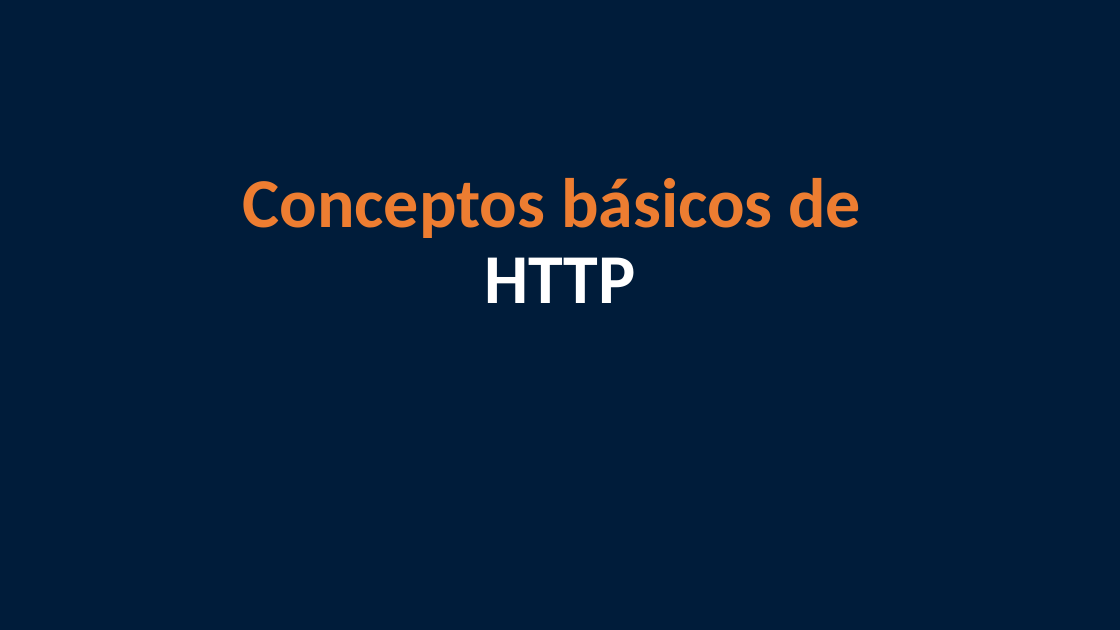
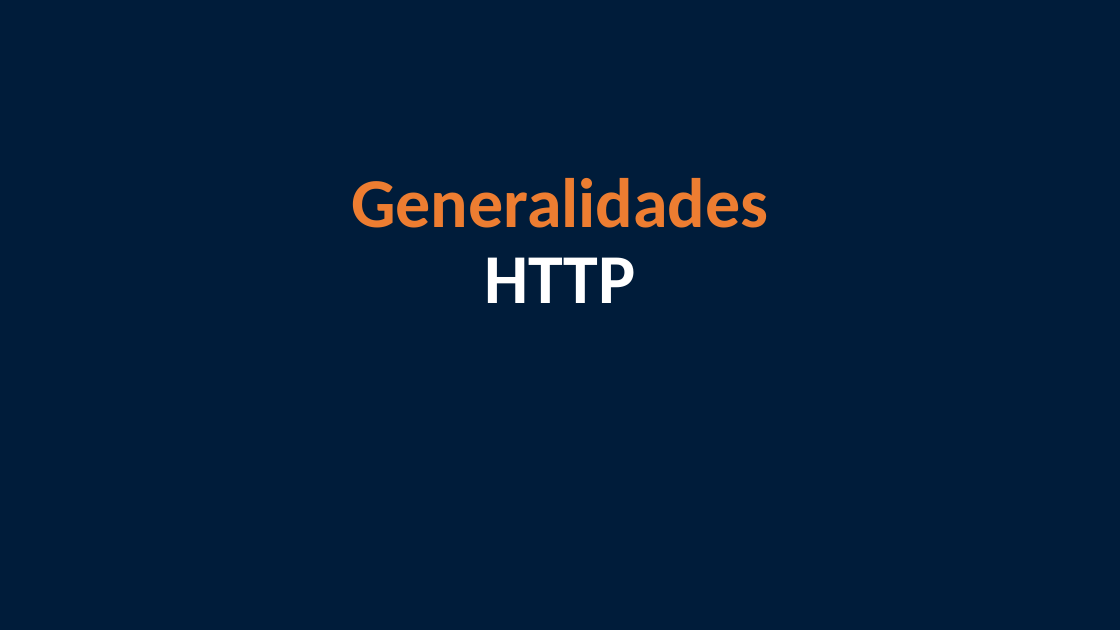
Before and after one commit to miguel-armas-unmsm/demo-restful-api, a slide deck: slide 3 of theory/REST.pptx. Drawn at 1120x630 pixels with LibreOffice and Linux fonts; fonts in the diff are those of the drawing. Boxes give left, top, right and bottom in pixels: in the first picture for what was removed or moved away, otherwise in the second. Text is boxed around its words. In the diff, an @@ line names an element or a change of style, - is before the commit and + after.

```diff
--- a/theory/REST.pptx
+++ b/theory/REST.pptx
@@ title at (351, 178, 768, 303): text changed @@
-Conceptos básicos de
-HTTP
+Generalidades
+HTTP
```
Also in this commit, not shown: 1 other slide changed, 2 slides added, 38 other files.
